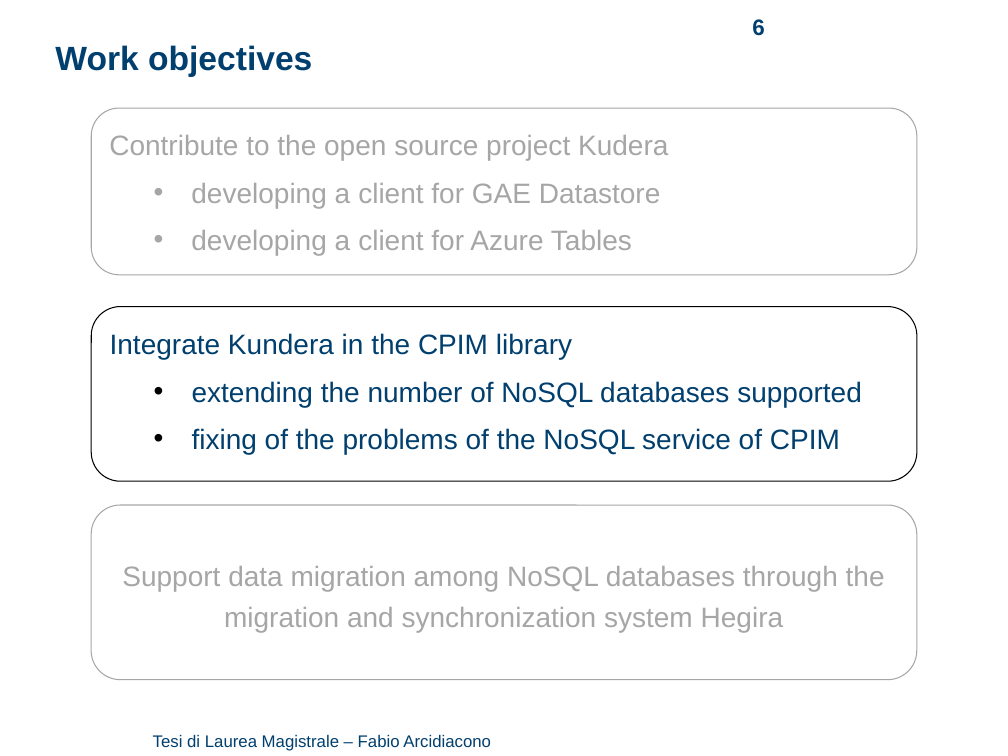
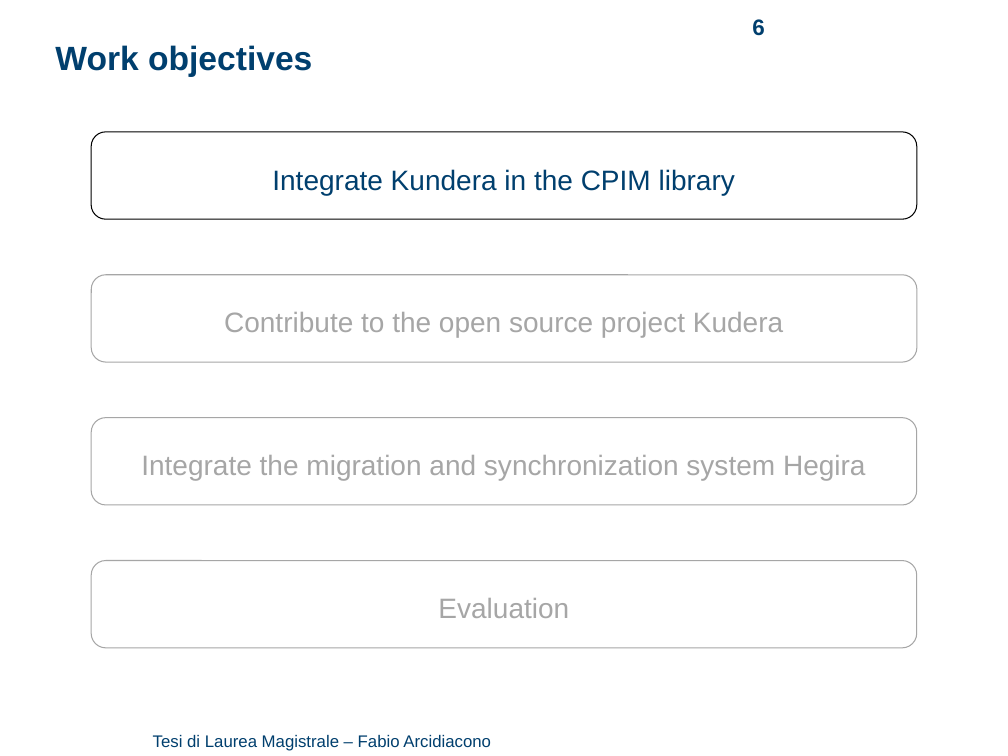
Before and after one commit to arci/thesis, a slide deck: slide 6 of presentation/ThesisPresentation.pptx. Drawn at 1008x756 pixels with LibreOffice and Linux fonts; fonts in the diff are those of the drawing; background and template pictures are left out. Boxes give left, top, right and bottom in pixels: in the first picture for what was removed or moved away, otherwise in the second. Text is boxed around its words. In the diff, an @@ line names an element or a change of style, - is before the commit and + after.

Commit message:
work on slides

```diff
--- a/presentation/ThesisPresentation.pptx
+++ b/presentation/ThesisPresentation.pptx
@@ rounded rectangle added at [91, 132, 916, 220], fill #FFFFFF, outline #000000 0.75 pt, 20 pt, text #003F6E @@
+Integrate Kundera in the CPIM library
@@ text in rounded rectangle at [191, 183, 660, 255]: paragraphs removed @@
-  • developing a client for GAE Datastore
-  • developing a client for Azure Tables
@@ rounded rectangle "Contribute to the open source ...": place and size @@
-rounded rectangle "Contribute to the open source ..." at [92, 108, 917, 274]
+rounded rectangle "Contribute to the open source ..." at [92, 275, 917, 363]
@@ rounded rectangle "Contribute to the open source ..." at [92, 275, 917, 363]: alignment left to centre; vertical alignment top to middle @@
@@ rounded rectangle removed at [92, 306, 917, 481] @@
-Integrate Kundera in the CPIM library
-  • extending the number of NoSQL databases supported
-  • fixing of the problems of the NoSQL service of CPIM
@@ rounded rectangle added at [92, 417, 917, 505], fill #FFFFFF, outline #A6A6A6 0.75 pt, 20 pt, text #A6A6A6 @@
+Integrate the migration and synchronization system Hegira
@@ rounded rectangle "Evaluation": place and size @@
-rounded rectangle "Evaluation" at [91, 505, 916, 679]
+rounded rectangle "Evaluation" at [92, 560, 917, 648]
@@ rounded rectangle "Evaluation" at [92, 560, 917, 648]: proportions changed @@
@@ text in rounded rectangle at [438, 598, 569, 618]: text changed @@
-Support data migration among NoSQL databases through the migration and synchronization system Hegira
+Evaluation
```
Also in this commit, not shown: 13 other slides changed, 1 slide added, 1 slide removed, 6 other files.
